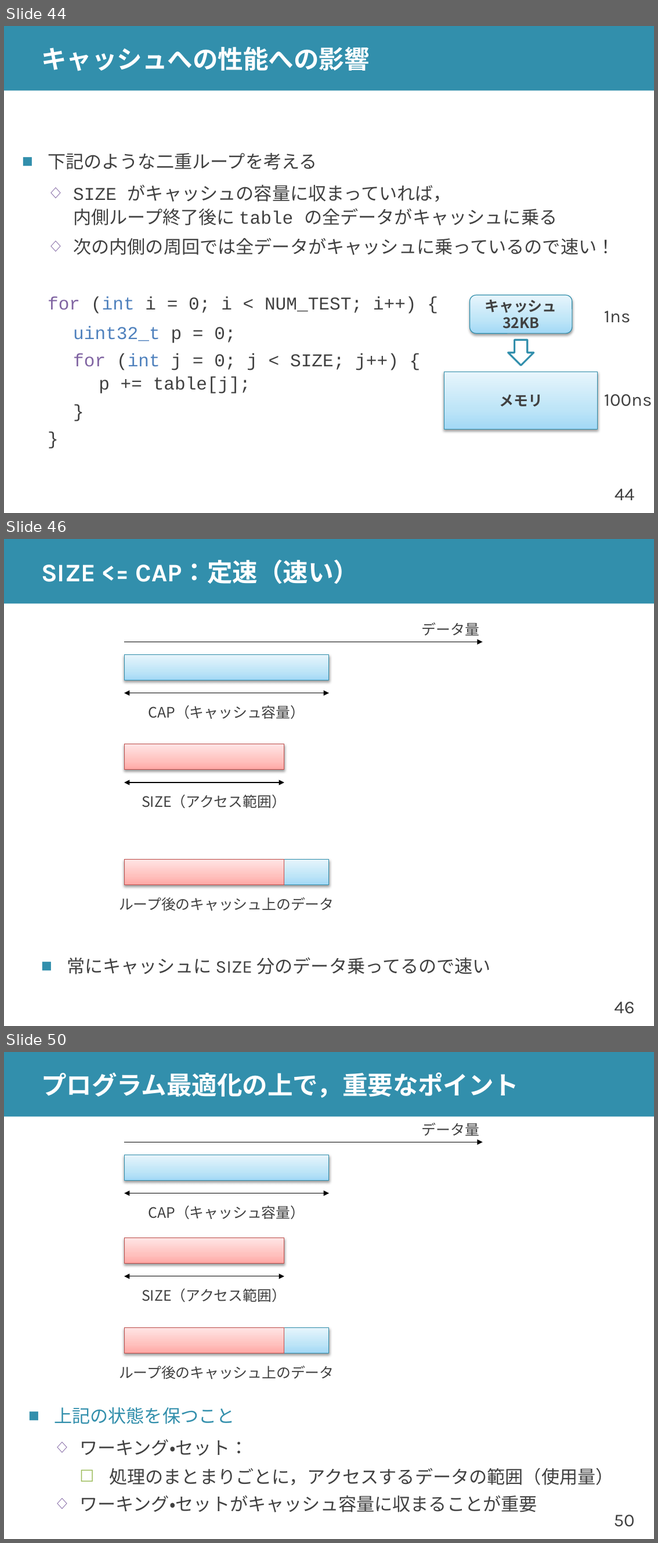
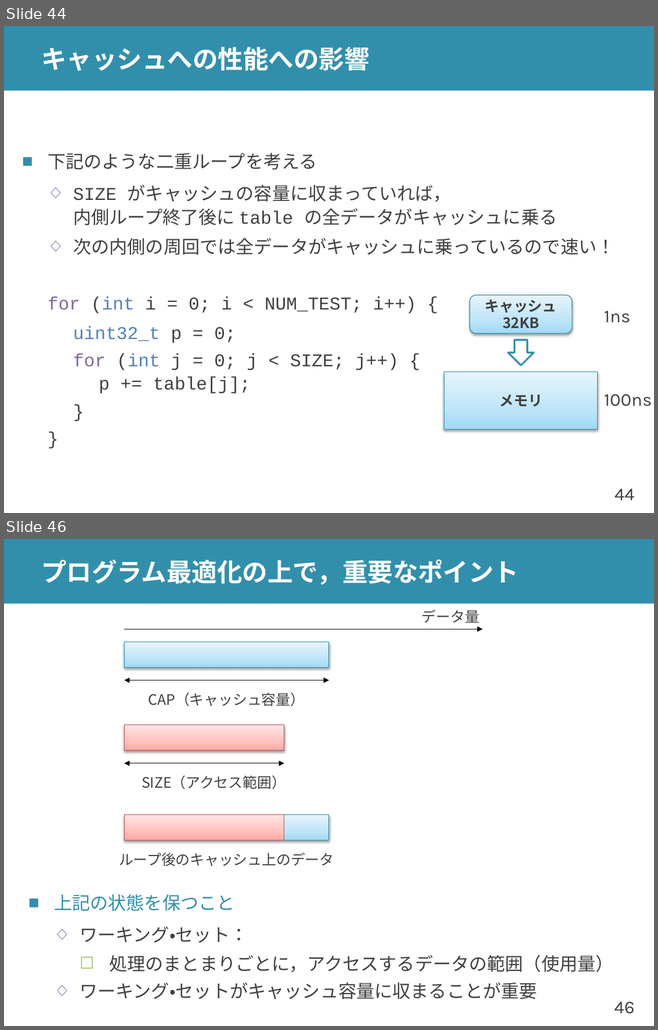
Before and after one commit to shioyadan/advanced-computer-organization, a slide deck: aco-shioya-12.pptx. Shown one above the other, each under a label of ours: slides 44, 46 and 50 before the commit, slides 44 and 46 after it; the slides between them are not shown. The pictures are 658x1543 and 658x1030 pixels, drawn with LibreOffice and Linux fonts; fonts in the diff are those of the drawing. Boxes give left, top, right and bottom in pixels: in the first picture for what was removed or moved away, otherwise in the second. Text is boxed around its words. In the diff, an @@ line names an element or a change of style, - is before the commit and + after.

Commit message:
キャッシュの説明が一部おかしかったのを修正

```diff
--- a/aco-shioya-12.pptx
+++ b/aco-shioya-12.pptx
@@ slide 46 removed at [4,539,654,1026], background #FFFFFF; not listed: 2 template elements that a slide beside it also shows @@
@@ title removed at [41,559,358,584] @@
-SIZE <= CAP：定速（速い）
@@ text removed at [422,623,479,636] @@
-データ量
@@ arrow removed from (124, 642) to (482, 642) @@
@@ rectangle removed at [124,654,329,680] @@
@@ double arrow removed from (124, 693) to (329, 693) @@
@@ text removed at [148,705,305,719] @@
-CAP（キャッシュ容量）
@@ rectangle removed at [124,744,284,770] @@
@@ double arrow removed from (124, 783) to (284, 783) @@
@@ text removed at [141,795,286,808] @@
-SIZE（アクセス範囲）
@@ rectangle removed at [124,859,329,885] @@
@@ rectangle removed at [124,859,284,885] @@
@@ text removed at [119,897,333,911] @@
-ループ後のキャッシュ上のデータ
@@ text removed at [67,957,491,975] @@
-■ 常にキャッシュに SIZE 分のデータ乗ってるので速い
@@ what was slide 50 is now slide 46 @@
@@ page number at [614,1002,634,1014]: text changed @@
-50
+46
```
Also in this commit, not shown: 3 other slides removed, 1 other file.
